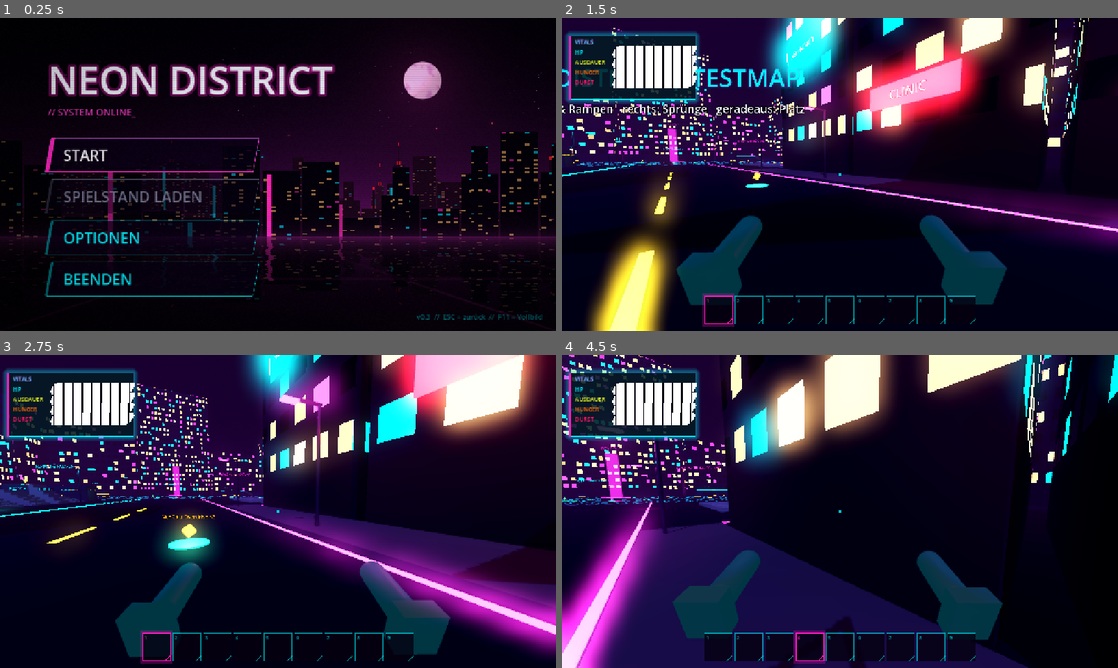
Above: before the commit, frames 1-4 (two rows, left to right).
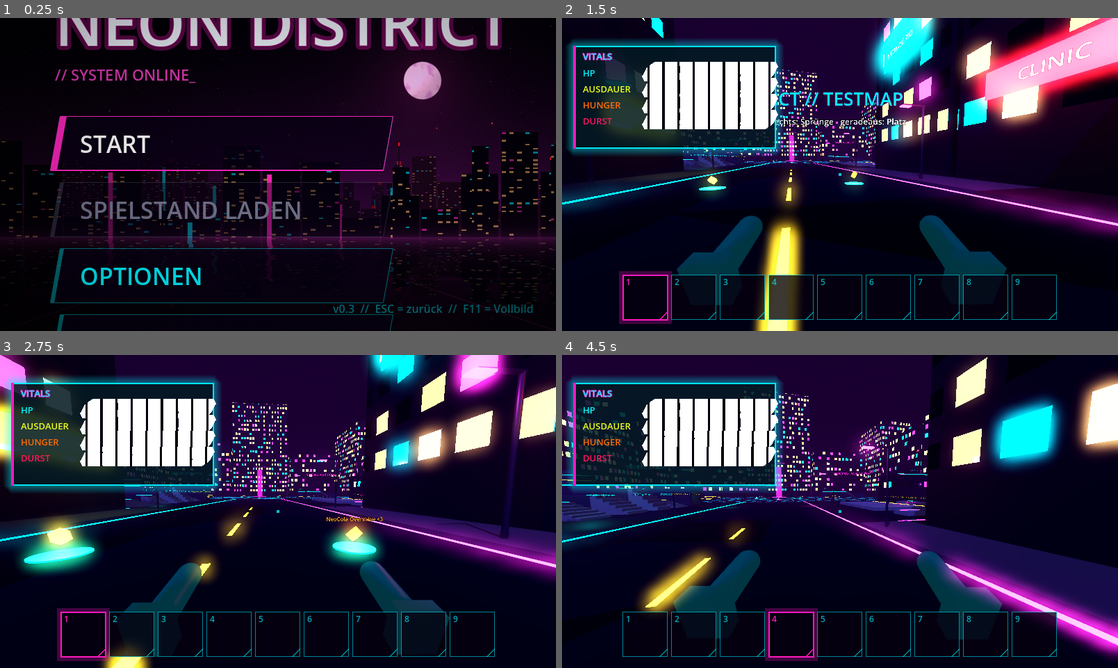
Above: after the commit, the same moments.

Repository: CaptainArschbart/Test
Game: Godot game, scene res://scenes/menu/main_menu.tscn
Two runs of this game, one before a commit and one after it. Both use one fixed random seed, a clock stepped at 60 frames per second and the inputs below.
Inputs (mouse positions are in pixels of both pictures, inside the frame that each line leads up to):
- Up to frame 1 (0.25 s): no input
- Up to frame 2 (1.5 s): click "START" at 0.5 s; tap Enter at 1.25 s; move the mouse to (867, 174) at 1.27 s; hold W (move_forward) from 1.28 s (still down); hold Q (drop_item) from 1.28 s (still down)
- Up to frame 3 (2.75 s): keep holding W (move_forward); tap Space (jump) at 1.52, 2.27 s; move the mouse to (250, 511) at 2.02 s; release Q (drop_item) at 2.03 s; tap 1 (hotbar_1) at 2.1 s
- Up to frame 4 (4.5 s): keep holding W (move_forward); move the mouse to (851, 505) at 2.77 s; tap 2 (hotbar_2) at 2.85 s; move the mouse to (834, 517) at 3.52 s; tap 3 (hotbar_3) at 3.6 s; tap Space (jump) at 3.77 s; move the mouse to (878, 514) at 4.27 s; tap 4 (hotbar_4) at 4.35 s

The runs differ from the first frame. In frame 1, 18% of the frame differs, in the area x 0-100%, y 0-100%; in frame 2, 52%; in frame 3, 57%; in frame 4, 65%.

Commit message:
Auflösung gilt auch im Vollbild (echte Pixeldichte), Menüs kleiner
Co-Authored-By: Claude Opus 5.5 (1M context) <noreply@anthropic.com>
Claude-Session: https://claude.ai/code/session_01TXpzxYt3h4hqLvFZxHJrh8

Diff:
--- a/autoload/settings.gd
+++ b/autoload/settings.gd
@@ -67,8 +67,9 @@
 
 var fullscreen := false
 var vsync := true
-## Fenstergröße im Fenstermodus. Im Vollbild gilt immer die Monitorauflösung
-## (Godot 4 ändert den Bildschirmmodus des Monitors nicht); die Menüs skalieren mit.
+## Spielauflösung. Im Fenster ist das die Fenstergröße. Im Vollbild wird das Bild in
+## dieser Größe gerendert und auf den Monitor hochskaliert. Die Oberfläche hat in jeder
+## Auflösung dieselbe Pixelgröße, bei höherer Auflösung wirken die Menüs also kleiner.
 var resolution := DEFAULT_RESOLUTION
 ## Kantenglättung der 3D-Szene als Viewport.MSAA: 0 = aus, 1 = 2x, 2 = 4x, 3 = 8x.
 var msaa: int = Viewport.MSAA_4X
@@ -252,33 +253,53 @@
 	config.save(PATH)
 
 
-## Fenstergrößen aus RESOLUTIONS, die auf den aktuellen Monitor passen. Ohne
-## Monitorgröße (headless) alle.
+## Auflösungen aus RESOLUTIONS, die auf den aktuellen Monitor passen, plus die
+## Monitorauflösung selbst. Ohne Monitorgröße (headless) alle aus RESOLUTIONS.
 static func available_resolutions() -> Array[Vector2i]:
 	var screen := DisplayServer.screen_get_size()
 	var result: Array[Vector2i] = []
 	for size: Vector2i in RESOLUTIONS:
 		if screen.x <= 0 or screen.y <= 0 or (size.x <= screen.x and size.y <= screen.y):
 			result.append(size)
+	if screen.x > 0 and screen.y > 0 and not result.has(screen):
+		result.append(screen)
+		result.sort_custom(func(a: Vector2i, b: Vector2i) -> bool: return a.x * a.y < b.x * b.y)
 	return result
 
 
-## Setzt im Fenstermodus die gewählte Größe (höchstens Monitorgröße) und zentriert
-## das Fenster. Im Vollbild passiert nichts; beim Zurückschalten wird neu gesetzt.
+## Die gewählte Auflösung, höchstens so groß wie der Monitor.
+func _clamped_resolution() -> Vector2i:
+	var screen_size := DisplayServer.screen_get_size(DisplayServer.window_get_current_screen())
+	if screen_size.x <= 0 or screen_size.y <= 0:
+		return resolution
+	return Vector2i(mini(resolution.x, screen_size.x), mini(resolution.y, screen_size.y))
+
+
+## Stellt die Auflösung ein.
+## Vollbild: Stretch-Modus "viewport". Godot rendert alles (3D und Oberfläche) in der
+## gewählten Größe und skaliert das fertige Bild auf den Monitor hoch. Die
+## Bildschirmauflösung des Monitors selbst ändert Godot 4 nicht.
+## Fenster: Stretch-Modus "canvas_items" mit der gewählten Größe als Basis, das Fenster
+## bekommt die Größe und wird zentriert. Zieht man es von Hand größer, wird scharf
+## mitskaliert.
+## In beiden Fällen ist die Auflösung zugleich die Basisgröße der Oberfläche, deshalb
+## sieht die Oberfläche im Fenster und im Vollbild bei gleicher Auflösung gleich aus.
 func _apply_resolution() -> void:
+	var root := get_tree().root
+	var size := _clamped_resolution()
+	root.content_scale_size = size
+	if fullscreen:
+		root.content_scale_mode = Window.CONTENT_SCALE_MODE_VIEWPORT
+		_applied_resolution = Vector2i(-1, -1)
+		return
+	root.content_scale_mode = Window.CONTENT_SCALE_MODE_CANVAS_ITEMS
 	if DisplayServer.get_name() == "headless":
-		return
-	if fullscreen:
-		_applied_resolution = Vector2i(-1, -1)
 		return
 	if resolution == _applied_resolution:
 		return
 	_applied_resolution = resolution
 	var screen_id := DisplayServer.window_get_current_screen()
 	var screen_size := DisplayServer.screen_get_size(screen_id)
-	var size := resolution
-	if screen_size.x > 0 and screen_size.y > 0:
-		size = Vector2i(mini(size.x, screen_size.x), mini(size.y, screen_size.y))
 	if DisplayServer.window_get_mode() == DisplayServer.WINDOW_MODE_MAXIMIZED:
 		DisplayServer.window_set_mode(DisplayServer.WINDOW_MODE_WINDOWED)
 	DisplayServer.window_set_size(size)
@@ -295,6 +316,15 @@
 	return minf(scale, float(RENDER_LONG_EDGE) / float(longest))
 
 
+## Größe, in der tatsächlich gerendert wird. Im Vollbild (Stretch "viewport") ist das
+## die gewählte Auflösung, sonst die Fenstergröße.
+func _render_size(window_size: Vector2i) -> Vector2i:
+	var root := get_tree().root
+	if root.content_scale_mode == Window.CONTENT_SCALE_MODE_VIEWPORT:
+		return Vector2i(root.get_visible_rect().size)
+	return window_size
+
+
 func _on_root_size_changed() -> void:
 	if _applying_scale:
 		return
@@ -310,7 +340,7 @@
 	if viewport == null:
 		return
 	var size := DisplayServer.window_get_size()
-	var scale := scale_for_window(render_scale, size)
+	var scale := scale_for_window(render_scale, _render_size(size))
 	if is_equal_approx(viewport.scaling_3d_scale, scale):
 		_applied_window_size = size
 		return
--- a/scenes/menu/main_menu.tscn
+++ b/scenes/menu/main_menu.tscn
@@ -234,10 +234,10 @@
 anchor_top = 0.5
 anchor_right = 0.5
 anchor_bottom = 0.5
-offset_left = -390.0
-offset_top = -312.0
-offset_right = 390.0
-offset_bottom = 276.0
+offset_left = -310.0
+offset_top = -240.0
+offset_right = 310.0
+offset_bottom = 190.0
 grow_horizontal = 2
 grow_vertical = 2
 
--- a/scenes/options/options_menu.gd
+++ b/scenes/options/options_menu.gd
@@ -171,7 +171,6 @@
 
 func _on_fullscreen_toggled(on: bool) -> void:
 	_set_draft(on, "fullscreen")
-	_update_resolution_enabled()
 
 
 func _on_resolution_selected(index: int) -> void:
@@ -187,8 +186,12 @@
 	if not sizes.has(wanted):
 		sizes.append(wanted)
 		sizes.sort_custom(func(a: Vector2i, b: Vector2i) -> bool: return a.x * a.y < b.x * b.y)
+	var screen := DisplayServer.screen_get_size()
 	for size: Vector2i in sizes:
-		resolution_option.add_item("%d × %d" % [size.x, size.y])
+		var text := "%d × %d" % [size.x, size.y]
+		if size == screen:
+			text += "  (Monitor)"
+		resolution_option.add_item(text)
 		resolution_option.set_item_metadata(resolution_option.item_count - 1, size)
 
 
@@ -200,16 +203,6 @@
 				return
 		# "Standard" kann eine Größe verlangen, die noch nicht in der Liste steht.
 		_fill_resolutions()
-
-
-## Im Vollbild gilt die Monitorauflösung, die Auswahl ist dann ausgegraut.
-func _update_resolution_enabled() -> void:
-	var fullscreen: bool = _draft.get("fullscreen", false)
-	resolution_option.disabled = fullscreen
-	resolution_option.tooltip_text = (
-		"Im Vollbild gilt die Monitorauflösung, die Menüs skalieren mit." if fullscreen
-		else "Fenstergröße im Fenstermodus"
-	)
 
 
 func _on_output_device_selected(index: int) -> void:
@@ -296,7 +289,6 @@
 	fullscreen_check.set_pressed_no_signal(_draft.fullscreen)
 	vsync_check.set_pressed_no_signal(_draft.vsync)
 	_select_resolution(_draft.get("resolution", Settings.DEFAULT_RESOLUTION))
-	_update_resolution_enabled()
 	msaa_option.select(msaa_option.get_item_index(_draft.msaa))
 	render_scale_slider.set_value_no_signal(_draft.render_scale * 100.0)
 	_select_output_device(_draft.get("output_device", Settings.DEFAULT_OUTPUT_DEVICE))
@@ -326,13 +318,13 @@
 	for action: String in Settings.REBINDABLE_ACTIONS:
 		var label := Label.new()
 		label.text = Settings.REBINDABLE_ACTIONS[action]
-		label.custom_minimum_size.x = 110
+		label.custom_minimum_size.x = 96
 		key_grid.add_child(label)
 
 		var button := Button.new()
-		button.custom_minimum_size.x = 150
+		button.custom_minimum_size.x = 120
 		button.size_flags_horizontal = Control.SIZE_EXPAND_FILL
-		button.add_theme_font_size_override("font_size", 20)
+		button.add_theme_font_size_override("font_size", 16)
 		button.pressed.connect(_start_rebind.bind(action))
 		key_grid.add_child(button)
 		_key_buttons[action] = button
--- a/scenes/options/options_menu.tscn
+++ b/scenes/options/options_menu.tscn
@@ -3,13 +3,13 @@
 [ext_resource type="Script" path="res://scenes/options/options_menu.gd" id="1_options"]
 
 [node name="Options" type="VBoxContainer"]
-theme_override_constants/separation = 12
+theme_override_constants/separation = 10
 script = ExtResource("1_options")
 
 [node name="Header" type="Label" parent="."]
 layout_mode = 2
 theme_override_colors/font_color = Color(1, 0.1, 0.75, 1)
-theme_override_font_sizes/font_size = 30
+theme_override_font_sizes/font_size = 24
 text = "> OPTIONEN"
 
 [node name="Tabs" type="TabContainer" parent="."]
@@ -34,13 +34,14 @@
 theme_override_constants/separation = 16
 
 [node name="ResolutionLabel" type="Label" parent="Tabs/GRAFIK/ResolutionRow"]
-custom_minimum_size = Vector2(200, 0)
+custom_minimum_size = Vector2(160, 0)
 layout_mode = 2
 text = "Auflösung"
 
 [node name="ResolutionOption" type="OptionButton" parent="Tabs/GRAFIK/ResolutionRow"]
 unique_name_in_owner = true
 layout_mode = 2
+tooltip_text = "Gilt im Fenster und im Vollbild. Höhere Auflösung: schärferes Bild, kleinere Menüs."
 size_flags_horizontal = 3
 
 [node name="VsyncCheck" type="CheckButton" parent="Tabs/GRAFIK"]
@@ -53,7 +54,7 @@
 theme_override_constants/separation = 16
 
 [node name="MsaaLabel" type="Label" parent="Tabs/GRAFIK/MsaaRow"]
-custom_minimum_size = Vector2(200, 0)
+custom_minimum_size = Vector2(160, 0)
 layout_mode = 2
 text = "Kantenglättung"
 
@@ -67,7 +68,7 @@
 theme_override_constants/separation = 16
 
 [node name="RenderScaleLabel" type="Label" parent="Tabs/GRAFIK/RenderScaleRow"]
-custom_minimum_size = Vector2(200, 0)
+custom_minimum_size = Vector2(160, 0)
 layout_mode = 2
 text = "3D-Auflösung"
 
@@ -82,7 +83,7 @@
 
 [node name="RenderScaleValue" type="Label" parent="Tabs/GRAFIK/RenderScaleRow"]
 unique_name_in_owner = true
-custom_minimum_size = Vector2(70, 0)
+custom_minimum_size = Vector2(56, 0)
 layout_mode = 2
 text = "100%"
 horizontal_alignment = 2
@@ -98,7 +99,7 @@
 theme_override_constants/separation = 16
 
 [node name="OutputDeviceLabel" type="Label" parent="Tabs/AUDIO/OutputDeviceRow"]
-custom_minimum_size = Vector2(200, 0)
+custom_minimum_size = Vector2(160, 0)
 layout_mode = 2
 text = "Ausgabegerät"
 
@@ -115,7 +116,7 @@
 theme_override_constants/separation = 16
 
 [node name="MasterLabel" type="Label" parent="Tabs/AUDIO/MasterRow"]
-custom_minimum_size = Vector2(200, 0)
+custom_minimum_size = Vector2(160, 0)
 layout_mode = 2
 text = "Gesamt (Master)"
 
@@ -129,7 +130,7 @@
 
 [node name="MasterValue" type="Label" parent="Tabs/AUDIO/MasterRow"]
 unique_name_in_owner = true
-custom_minimum_size = Vector2(70, 0)
+custom_minimum_size = Vector2(56, 0)
 layout_mode = 2
 text = "80%"
 horizontal_alignment = 2
@@ -139,7 +140,7 @@
 theme_override_constants/separation = 16
 
 [node name="MusicLabel" type="Label" parent="Tabs/AUDIO/MusicRow"]
-custom_minimum_size = Vector2(200, 0)
+custom_minimum_size = Vector2(160, 0)
 layout_mode = 2
 text = "Musik"
 
@@ -153,7 +154,7 @@
 
 [node name="MusicValue" type="Label" parent="Tabs/AUDIO/MusicRow"]
 unique_name_in_owner = true
-custom_minimum_size = Vector2(70, 0)
+custom_minimum_size = Vector2(56, 0)
 layout_mode = 2
 text = "100%"
 horizontal_alignment = 2
@@ -163,7 +164,7 @@
 theme_override_constants/separation = 16
 
 [node name="SfxLabel" type="Label" parent="Tabs/AUDIO/SfxRow"]
-custom_minimum_size = Vector2(200, 0)
+custom_minimum_size = Vector2(160, 0)
 layout_mode = 2
 text = "Soundeffekte"
 
@@ -177,7 +178,7 @@
 
 [node name="SfxValue" type="Label" parent="Tabs/AUDIO/SfxRow"]
 unique_name_in_owner = true
-custom_minimum_size = Vector2(70, 0)
+custom_minimum_size = Vector2(56, 0)
 layout_mode = 2
 text = "100%"
 horizontal_alignment = 2
@@ -193,7 +194,7 @@
 theme_override_constants/separation = 16
 
 [node name="SensitivityLabel" type="Label" parent="Tabs/STEUERUNG/SensitivityRow"]
-custom_minimum_size = Vector2(200, 0)
+custom_minimum_size = Vector2(160, 0)
 layout_mode = 2
 text = "Mausempfindlichkeit"
 
@@ -209,7 +210,7 @@
 
 [node name="SensitivityValue" type="Label" parent="Tabs/STEUERUNG/SensitivityRow"]
 unique_name_in_owner = true
-custom_minimum_size = Vector2(70, 0)
+custom_minimum_size = Vector2(56, 0)
 layout_mode = 2
 text = "1.00x"
 horizontal_alignment = 2
@@ -222,11 +223,11 @@
 [node name="KeyHint" type="Label" parent="Tabs/STEUERUNG"]
 layout_mode = 2
 theme_override_colors/font_color = Color(0, 0.95, 1, 0.6)
-theme_override_font_sizes/font_size = 16
+theme_override_font_sizes/font_size = 13
 text = "TASTENBELEGUNG  //  Feld anklicken, neue Taste drücken (Esc = abbrechen)"
 
 [node name="KeyScroll" type="ScrollContainer" parent="Tabs/STEUERUNG"]
-custom_minimum_size = Vector2(0, 240)
+custom_minimum_size = Vector2(0, 200)
 layout_mode = 2
 size_flags_vertical = 3
 horizontal_scroll_mode = 0
@@ -247,7 +248,7 @@
 unique_name_in_owner = true
 layout_mode = 2
 size_flags_horizontal = 3
-theme_override_font_sizes/font_size = 22
+theme_override_font_sizes/font_size = 18
 disabled = true
 text = "ÜBERNEHMEN"
 
@@ -255,14 +256,14 @@
 unique_name_in_owner = true
 layout_mode = 2
 size_flags_horizontal = 3
-theme_override_font_sizes/font_size = 22
+theme_override_font_sizes/font_size = 18
 text = "STANDARD"
 
 [node name="BackButton" type="Button" parent="ActionRow"]
 unique_name_in_owner = true
 layout_mode = 2
 size_flags_horizontal = 3
-theme_override_font_sizes/font_size = 22
+theme_override_font_sizes/font_size = 18
 text = "ZURÜCK"
 
 [node name="StatusLabel" type="Label" parent="."]
--- a/scenes/pause/pause_menu.tscn
+++ b/scenes/pause/pause_menu.tscn
@@ -40,7 +40,7 @@
 mouse_filter = 2
 
 [node name="Panel" type="PanelContainer" parent="Root/Center"]
-custom_minimum_size = Vector2(780, 0)
+custom_minimum_size = Vector2(540, 0)
 layout_mode = 2
 
 [node name="Pages" type="VBoxContainer" parent="Root/Center/Panel"]
@@ -49,20 +49,20 @@
 [node name="MainPage" type="VBoxContainer" parent="Root/Center/Panel/Pages"]
 unique_name_in_owner = true
 layout_mode = 2
-theme_override_constants/separation = 14
+theme_override_constants/separation = 10
 
 [node name="Title" type="Label" parent="Root/Center/Panel/Pages/MainPage"]
 layout_mode = 2
 mouse_filter = 2
 theme_override_colors/font_color = Color(1, 0.1, 0.75, 1)
-theme_override_font_sizes/font_size = 44
+theme_override_font_sizes/font_size = 34
 text = "> PAUSE"
 
 [node name="Hint" type="Label" parent="Root/Center/Panel/Pages/MainPage"]
 layout_mode = 2
 mouse_filter = 2
 theme_override_colors/font_color = Color(0, 0.95, 1, 0.6)
-theme_override_font_sizes/font_size = 16
+theme_override_font_sizes/font_size = 13
 text = "// SPIEL ANGEHALTEN  //  ESC = FORTSETZEN  //  F11 = VOLLBILD"
 
 [node name="Spacer" type="Control" parent="Root/Center/Panel/Pages/MainPage"]
--- a/scenes/ui/cyber_theme.tres
+++ b/scenes/ui/cyber_theme.tres
@@ -84,10 +84,10 @@
 bg_color = Color(0, 0.95, 1, 0.12)
 
 [sub_resource type="StyleBoxFlat" id="Style_panel"]
-content_margin_left = 32.0
-content_margin_top = 24.0
-content_margin_right = 32.0
-content_margin_bottom = 24.0
+content_margin_left = 24.0
+content_margin_top = 18.0
+content_margin_right = 24.0
+content_margin_bottom = 18.0
 bg_color = Color(0.03, 0, 0.08, 0.9)
 border_width_left = 2
 border_width_top = 2
@@ -123,13 +123,13 @@
 bg_color = Color(1, 0.1, 0.75, 0.3)
 
 [resource]
-default_font_size = 22
+default_font_size = 18
 Button/colors/font_color = Color(0, 0.95, 1, 1)
 Button/colors/font_disabled_color = Color(0.4, 0.4, 0.5, 1)
 Button/colors/font_focus_color = Color(1, 1, 1, 1)
 Button/colors/font_hover_color = Color(1, 1, 1, 1)
 Button/colors/font_pressed_color = Color(1, 1, 1, 1)
-Button/font_sizes/font_size = 30
+Button/font_sizes/font_size = 24
 Button/styles/disabled = SubResource("Style_button_disabled")
 Button/styles/focus = SubResource("Style_button_focus")
 Button/styles/hover = SubResource("Style_button_hover")
@@ -139,7 +139,7 @@
 CheckButton/colors/font_focus_color = Color(1, 1, 1, 1)
 CheckButton/colors/font_hover_color = Color(1, 1, 1, 1)
 CheckButton/colors/font_pressed_color = Color(1, 0.1, 0.75, 1)
-CheckButton/font_sizes/font_size = 22
+CheckButton/font_sizes/font_size = 18
 CheckButton/styles/focus = SubResource("Style_button_focus")
 CheckButton/styles/hover = SubResource("Style_button_hover")
 CheckButton/styles/hover_pressed = SubResource("Style_button_hover")
@@ -153,7 +153,7 @@
 OptionButton/colors/font_focus_color = Color(1, 1, 1, 1)
 OptionButton/colors/font_hover_color = Color(1, 1, 1, 1)
 OptionButton/colors/font_pressed_color = Color(1, 1, 1, 1)
-OptionButton/font_sizes/font_size = 22
+OptionButton/font_sizes/font_size = 18
 OptionButton/styles/focus = SubResource("Style_button_focus")
 OptionButton/styles/hover = SubResource("Style_button_hover")
 OptionButton/styles/normal = SubResource("Style_button_normal")
@@ -161,13 +161,13 @@
 PanelContainer/styles/panel = SubResource("Style_panel")
 PopupMenu/colors/font_color = Color(0, 0.95, 1, 1)
 PopupMenu/colors/font_hover_color = Color(1, 1, 1, 1)
-PopupMenu/font_sizes/font_size = 22
+PopupMenu/font_sizes/font_size = 18
 PopupMenu/styles/hover = SubResource("Style_popup_hover")
 PopupMenu/styles/panel = SubResource("Style_popup_panel")
 TabContainer/colors/font_hovered_color = Color(1, 1, 1, 1)
 TabContainer/colors/font_selected_color = Color(1, 1, 1, 1)
 TabContainer/colors/font_unselected_color = Color(0, 0.95, 1, 0.7)
-TabContainer/font_sizes/font_size = 20
+TabContainer/font_sizes/font_size = 17
 TabContainer/styles/panel = SubResource("Style_tab_panel")
 TabContainer/styles/tab_focus = SubResource("Style_button_focus")
 TabContainer/styles/tab_hovered = SubResource("Style_tab_hovered")
Not shown, changed: claude_updatenotice.md
